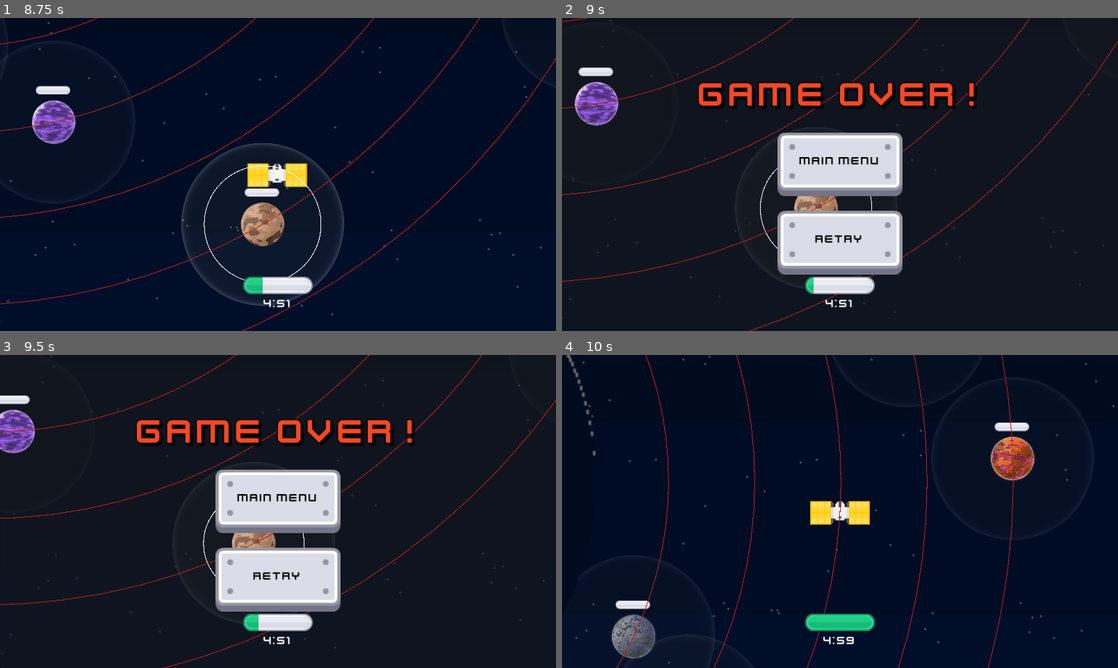
Above: before the commit, frames 1-4 (two rows, left to right).
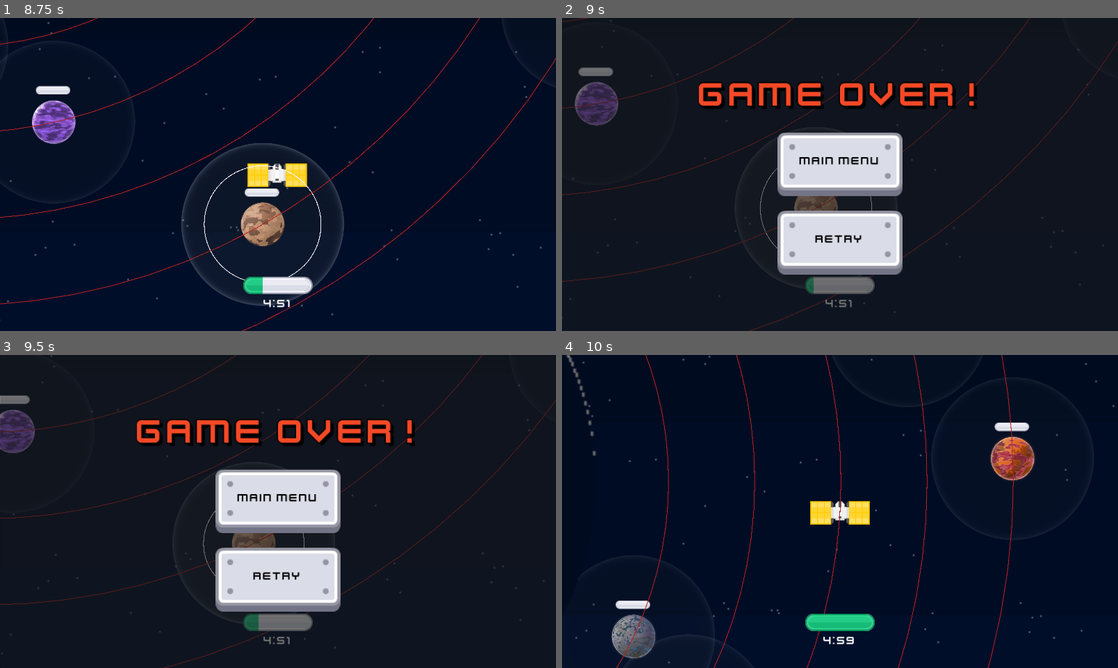
Above: after the commit, the same moments.

Repository: ThreeChooseOne/loopiter
Game: Godot game, scene res://root_scene.tscn
The game is run twice, just before and just after one commit, with the same random seed, the same clock (stepped at 60 frames per second) and the same inputs.
Inputs:
- Up to frame 1 (8.75 s): click "Start" at 0.5 s; tap Enter at 1.25 s; hold D 1.28-2.03 s; tap I every 2.25 s from 1.35 to 8.1 s; hold Down 2.03-2.78 s; tap O at 2.1, 4.35, 6.6 s; hold D 2.78-3.53 s; tap V at 2.85, 5.1, 7.35 s; hold Up 3.53-4.28 s; hold A 4.28-5.78 s; hold Down 5.78-6.53 s; hold D 6.53-7.28 s; hold Up 7.28-8.03 s; hold D from 8.03 s (still down)
- Up to frame 2 (9 s): release D at 8.78 s; hold Down from 8.78 s (still down); tap O at 8.85 s
- Up to frame 3 (9.5 s): keep holding Down
- Up to frame 4 (10 s): release Down at 9.5 s; click "Retry" at 9.5 s

Frame 1 is identical in both runs. In frame 2, 2.9% of the frame differs, in the area x 0-100%, y 0-100%; in frame 3, 2.8%; in frame 4, nothing differs.

Commit message:
Fix panel overlay ordering

Diff:
--- a/main.tscn
+++ b/main.tscn
@@ -31,9 +31,33 @@
 ignore_rotation = false
 zoom = Vector2(2.5, 2.5)
 
+[node name="PlayerHUD" type="VBoxContainer" parent="PlayerCamera"]
+unique_name_in_owner = true
+z_index = 100
+z_as_relative = false
+offset_left = -48.0
+offset_top = 141.0
+offset_right = 48.0
+offset_bottom = 187.0
+
+[node name="Fuel" type="TextureProgressBar" parent="PlayerCamera/PlayerHUD"]
+layout_mode = 2
+step = 0.01
+value = 100.0
+texture_under = ExtResource("3_lquwl")
+texture_progress = ExtResource("4_7mycd")
+
+[node name="Timer" type="Label" parent="PlayerCamera/PlayerHUD"]
+layout_mode = 2
+theme = ExtResource("7_5vw27")
+text = "5:00"
+horizontal_alignment = 1
+
 [node name="Panel" type="PanelContainer" parent="PlayerCamera"]
 unique_name_in_owner = true
 visible = false
+z_index = 4096
+z_as_relative = false
 anchors_preset = 15
 anchor_right = 1.0
 anchor_bottom = 1.0
@@ -105,28 +129,6 @@
 layout_mode = 2
 text = "Retry"
 
-[node name="PlayerHUD" type="VBoxContainer" parent="PlayerCamera"]
-unique_name_in_owner = true
-z_index = 100
-z_as_relative = false
-offset_left = -48.0
-offset_top = 141.0
-offset_right = 48.0
-offset_bottom = 187.0
-
-[node name="Fuel" type="TextureProgressBar" parent="PlayerCamera/PlayerHUD"]
-layout_mode = 2
-step = 0.01
-value = 100.0
-texture_under = ExtResource("3_lquwl")
-texture_progress = ExtResource("4_7mycd")
-
-[node name="Timer" type="Label" parent="PlayerCamera/PlayerHUD"]
-layout_mode = 2
-theme = ExtResource("7_5vw27")
-text = "5:00"
-horizontal_alignment = 1
-
 [node name="DebugCanvas" type="Node2D" parent="."]
 script = ExtResource("7_272bh")
 
Not shown: 1 places in main.tscn that only renumber resources
